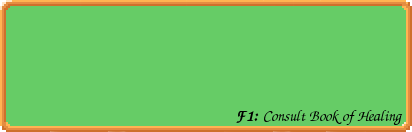
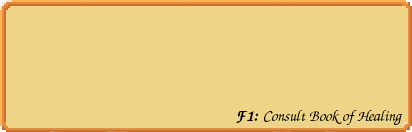
Comparing the layer stacks of the two 412x132 images. Changes:
painted on "Pasted Layer" over left=6, top=6, right=408, bottom=128
